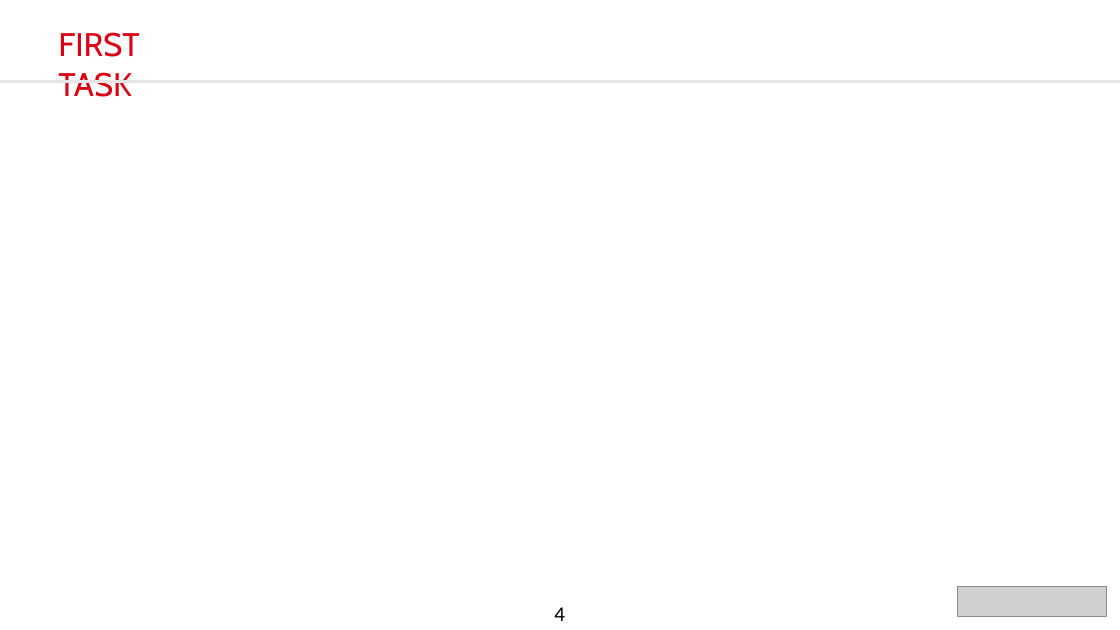
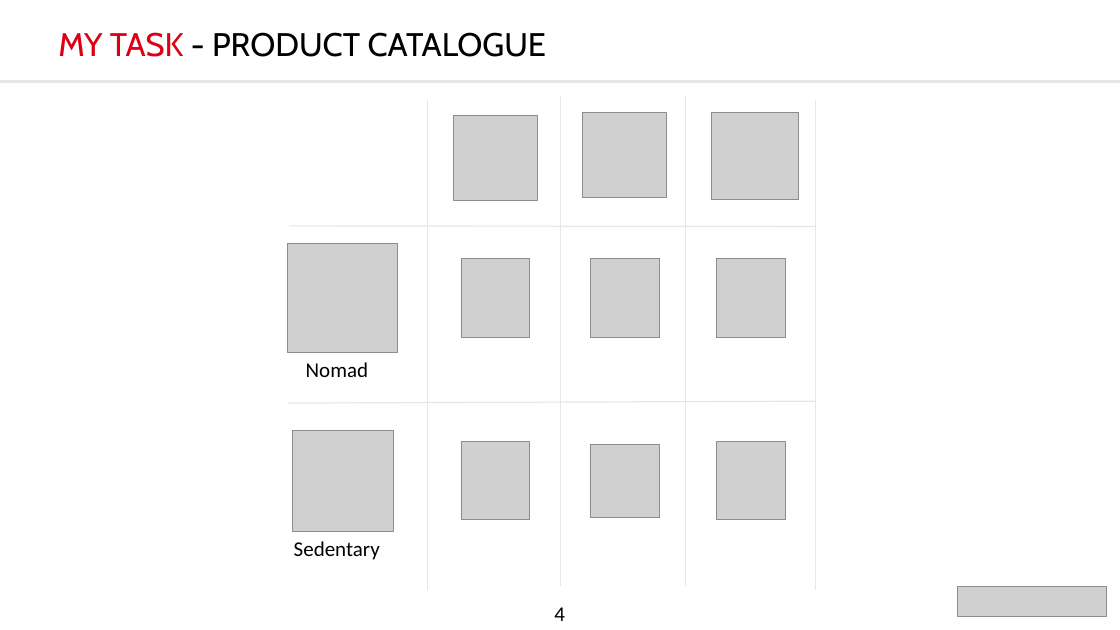
Before and after one commit to DylanChe/SupervisionSerre, a slide deck: slide 6 of suivi_perso/dylan/PresentationOralBlancAnglais.pptx (slide 5 before the commit). Drawn at 1120x630 pixels with LibreOffice and Linux fonts; fonts in the diff are those of the drawing; grey boxes stand for pictures. Boxes give left, top, right and bottom in pixels: in the first picture for what was removed or moved away, otherwise in the second. Text is boxed around its words. In the diff, an @@ line names an element or a change of style, - is before the commit and + after.

```diff
--- a/suivi_perso/dylan/PresentationOralBlancAnglais.pptx
+++ b/suivi_perso/dylan/PresentationOralBlancAnglais.pptx
@@ text at box(58, 32, 546, 57): text changed; text colour #DC0014 to #000000 @@
-FIRST TASK
+MY TASK - PRODUCT CATALOGUE
@@ line added from (428, 100) to (428, 590), #E6E6E6 1 pt @@
@@ picture added at box(453, 116, 538, 201) @@
@@ line added from (560, 96) to (560, 586), #E6E6E6 1 pt @@
@@ picture added at box(582, 113, 667, 197) @@
@@ line added from (686, 96) to (686, 586), #E6E6E6 1 pt @@
@@ picture added at box(712, 113, 798, 199) @@
@@ line added from (816, 100) to (816, 590), #E6E6E6 1 pt @@
@@ line added from (816, 227) to (289, 226), #E6E6E6 1 pt @@
@@ picture added at box(288, 244, 397, 353) @@
@@ picture added at box(461, 259, 530, 337) @@
@@ picture added at box(591, 259, 660, 337) @@
@@ picture added at box(717, 259, 786, 337) @@
@@ text added at box(306, 362, 368, 377), 18 pt, text #000000 @@
+Nomad
@@ line added from (816, 402) to (288, 403), #E6E6E6 1 pt @@
@@ picture added at box(292, 430, 393, 531) @@
@@ picture added at box(461, 442, 530, 520) @@
@@ picture added at box(590, 444, 659, 518) @@
@@ picture added at box(717, 442, 786, 520) @@
@@ text added at box(294, 541, 380, 560), 18 pt, text #000000 @@
+Sedentary
```
Also in this commit, not shown: 7 other slides changed, 1 slide removed.
